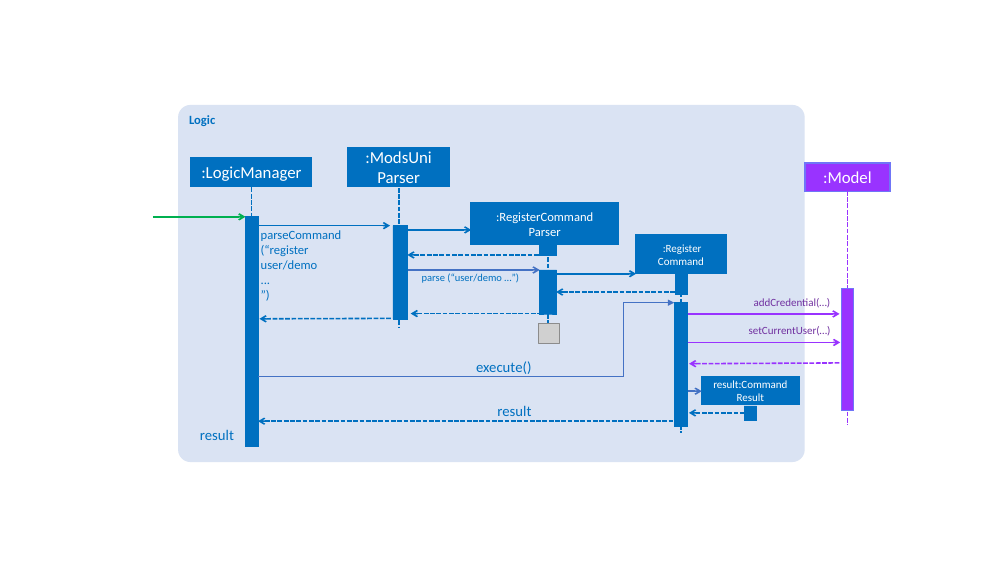
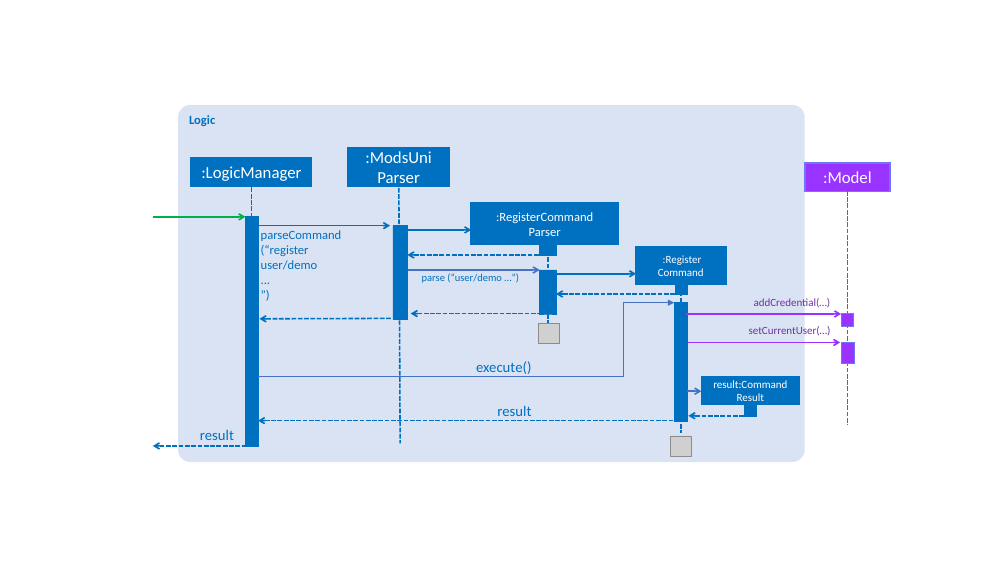
Before and after one commit to deming16/main, a slide deck: slide 1 of docs/diagrams/SDforRegisterCommandLogicAndModel.pptx. Drawn at 1008x567 pixels with LibreOffice and Linux fonts; fonts in the diff are those of the drawing; grey boxes stand for pictures. Boxes give left, top, right and bottom in pixels: in the first picture for what was removed or moved away, otherwise in the second. Text is boxed around its words. In the diff, an @@ line names an element or a change of style, - is before the commit and + after.

```diff
--- a/docs/diagrams/SDforRegisterCommandLogicAndModel.pptx
+++ b/docs/diagrams/SDforRegisterCommandLogicAndModel.pptx
@@ line moved from (399, 188) - (399, 328) to (399, 188) - (400, 443) @@
@@ rectangle ":Register": place and size @@
-rectangle ":Register" at (636,235,727,273)
+rectangle ":Register" at (636,247,727,284)
@@ rectangle: place and size @@
-rectangle at (675,274,688,294)
+rectangle at (675,279,688,295)
@@ line moved from (681, 274) - (681, 433) to (681, 279) - (681, 433) @@
@@ rectangle: place and size @@
-rectangle at (675,302,688,426)
+rectangle at (675,302,688,421)
@@ rectangle: place and size @@
-rectangle at (842,288,854,411)
+rectangle at (842,314,854,327)
@@ rectangle added at (842,343,854,364), fill #9933FF, outline #6F75F7 0.5 pt @@
@@ arrow removed from (842, 363) to (690, 364) @@
@@ arrow moved from (689, 413) - (744, 413) to (689, 416) - (744, 416) @@
@@ rectangle: place and size @@
-rectangle at (744,406,757,420)
+rectangle at (744,402,757,417)
@@ arrow added from (254, 446) to (153, 446), #0070C0 1.5 pt dashed @@
@@ picture added at (671,436,691,457) @@
```
Also in this commit, not shown: 7 other files.
